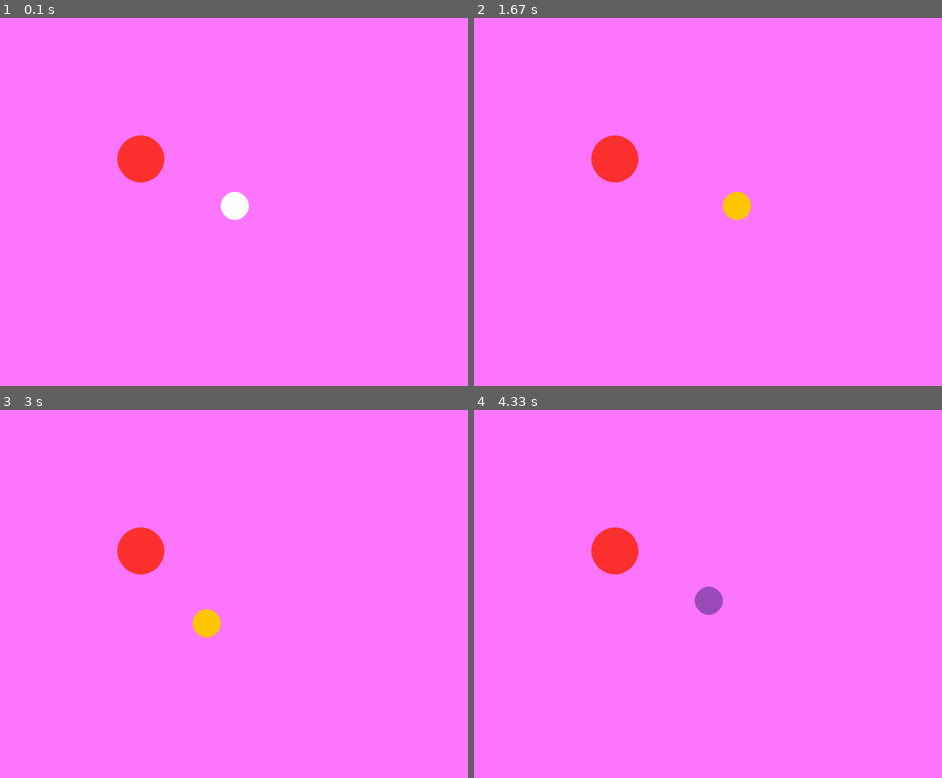
Above: before the commit, frames 1-4 (two rows, left to right).
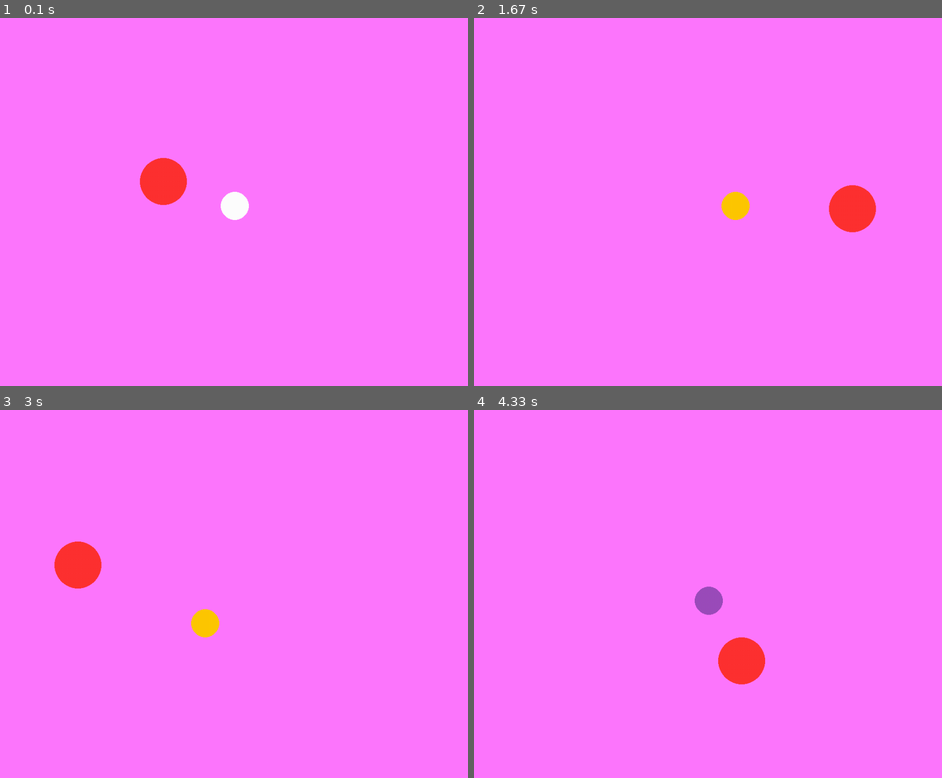
Above: after the commit, the same moments.

Repository: RanselAlvarez/estudio_pygame
Game: pygame game, started from ventana_base.py
Same seed, same stepped clock (60 frames per second), same inputs: the game is played once before the commit and once after it.
Inputs:
- Up to frame 1 (0.1 s): no input
- Up to frame 2 (1.67 s): hold Right from 1.33 s (still down)
- Up to frame 3 (3 s): release Right at 1.8 s; hold Left 1.83-2.37 s; hold Down 2.4-2.7 s; hold Left from 2.73 s (still down)
- Up to frame 4 (4.33 s): release Left at 3.13 s; hold Up 3.17-3.53 s; tap Space at 3.23, 3.63, 3.93, 4.3 s; hold Right 3.57-4.2 s; hold Down from 4.23 s (still down)

The runs differ from the first frame. In frame 1, 1.6% of the frame differs, in the area x 25-41%, y 31-51%; in frame 2, 2.1%, in the area x 25-86%, y 31-59%; in frame 3, 2.1%; in frame 4, 2.0%.

Commit message:
mejorando colisiones

Diff:
--- a/ventana_base.py
+++ b/ventana_base.py
@@ -24,13 +24,19 @@
 velocidad = 3
 
 #==========================================================
+# ENEMIGO
 # Circulo enemigo (estatico por el momento)
 enemigo_x, enemigo_y = 300, 300
 radio_enemigo = 50
 color_enemigo = (255, 50, 50)  # Rojo
 
+# -----Movimiento del enemigo ------
+# -- Velocidad de movimiento en ambos ejes
+enemigo_vel_x = 8
+enemigo_vel_y = 8
 
 
+#==========================================================
 # Esto es para los FPS
 reloj = pygame.time.Clock()
 
@@ -78,9 +84,29 @@
     if jugador_y + radio_jugador > ALTO:
         jugador_y = ALTO - radio_jugador
     # -----------------------------------------
+    #-------MOVIMIENTO DEL ENEMIGO---------
+    enemigo_x += enemigo_vel_x
+    enemigo_y += enemigo_vel_y
+
+    # Rebote Eje X (solo si se mueve hacia la pared)
+    if enemigo_x + radio_enemigo > ANCHO and enemigo_vel_x > 0:
+        enemigo_vel_x *= -1
+        enemigo_x = ANCHO - radio_enemigo
+    elif enemigo_x - radio_enemigo < 0 and enemigo_vel_x < 0:
+        enemigo_vel_x *= -1
+        enemigo_x = radio_enemigo
+
+    # Rebote Eje Y (solo si se mueve hacia la pared)
+    if enemigo_y + radio_enemigo > ALTO and enemigo_vel_y > 0:
+        enemigo_vel_y *= -1
+        enemigo_y = ALTO - radio_enemigo
+    elif enemigo_y - radio_enemigo < 0 and enemigo_vel_y < 0:
+        enemigo_vel_y *= -1
+        enemigo_y = radio_enemigo
+    # --------------------------------
+
 
     #---DETECCION DE COLISION----#
-
     distancia = math.hypot(jugador_x - enemigo_x, jugador_y - enemigo_y)
     # print(f"Distancia actual: {distancia:.1f} | Suma radios: {radio_jugador + radio_enemigo}")
 
